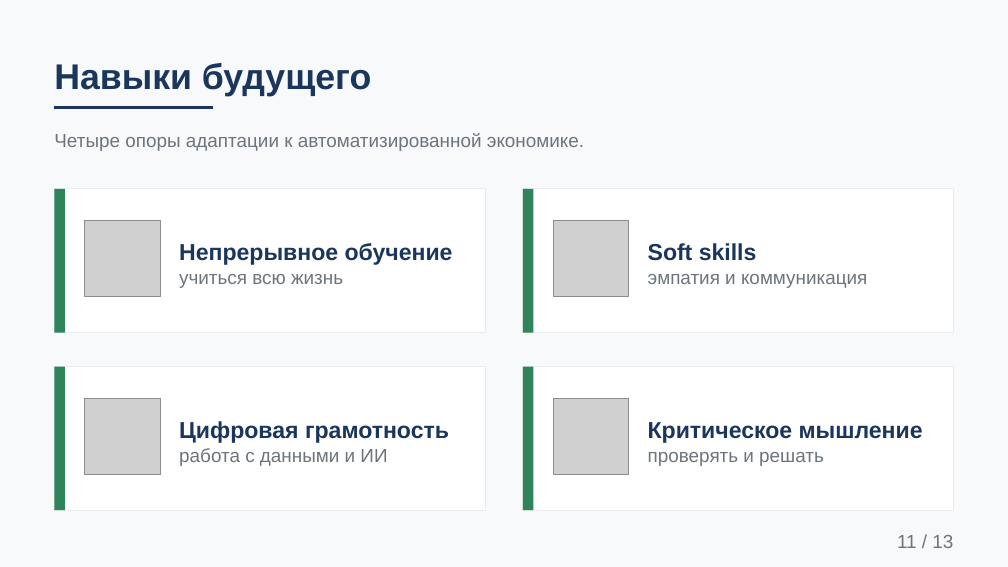
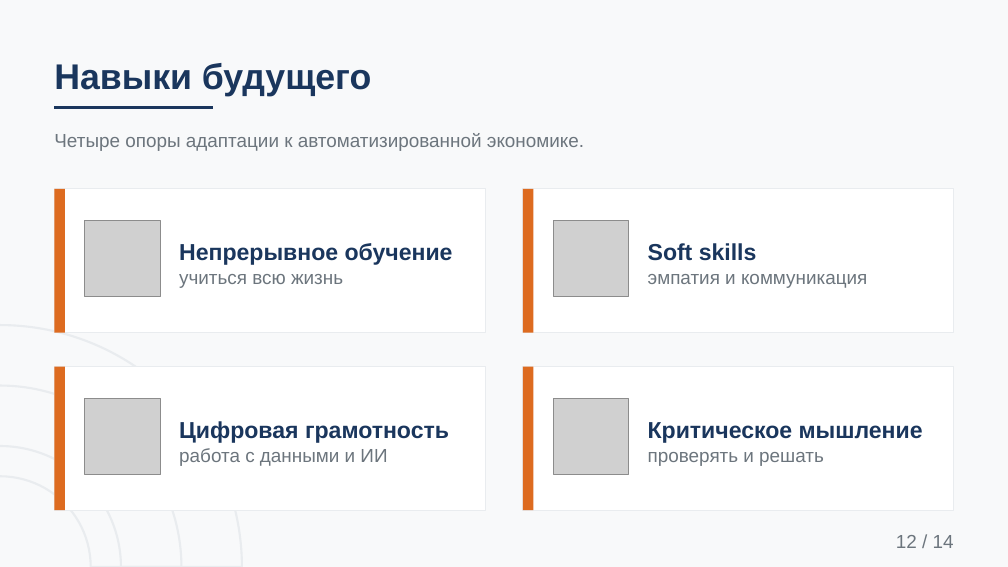
Before and after one commit to Pavel1778/Presentation-version2, a slide deck: slide 12 of future-of-work.pptx (slide 11 before the commit). Drawn at 1008x567 pixels with LibreOffice and Linux fonts; fonts in the diff are those of the drawing; grey boxes stand for pictures. Boxes give left, top, right and bottom in pixels: in the first picture for what was removed or moved away, otherwise in the second. Text is boxed around its words. In the diff, an @@ line names an element or a change of style, - is before the commit and + after.

Commit message:
Rework deck: new author, two-colour palette, patterned backgrounds
- Author set to Kobzev Timoy (IS-24)
- Palette reduced to navy + orange (colour now carries meaning)
- Hook slide added after the cover; deck is 14 slides
- Patterned backgrounds (dot grids, halftones, corner arcs, ribbons)
  and an isotype waffle infographic
- Sources switched to Russian-language editions

```diff
--- a/future-of-work.pptx
+++ b/future-of-work.pptx
@@ arch (boxed as its full ring) added at (0,325,242,567), outline #E9ECEF 2 pt @@
@@ arch (boxed as its full ring) added at (0,386,181,567), outline #E9ECEF 2 pt @@
@@ fill #2F855A to #DD6B20 in 4 elements at (54,189,65,333), (523,189,534,333), (54,367,65,510), (523,367,534,510) @@
@@ text at (896,535,954,548): text changed @@
-11 / 13
+12 / 14
```
Also in this commit, not shown: 10 other slides changed, 3 slides added, 2 slides removed, 6 other files.
